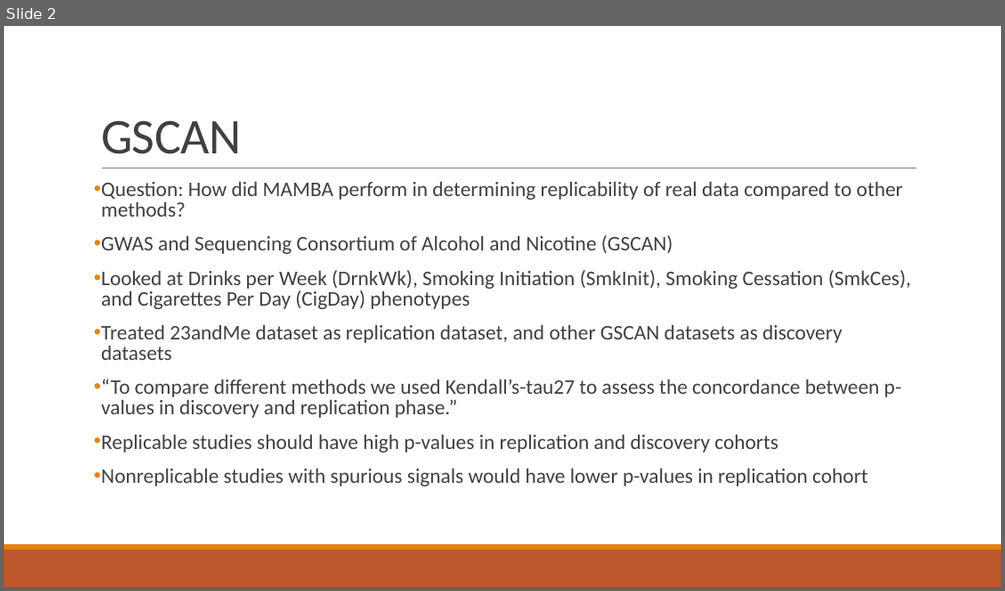
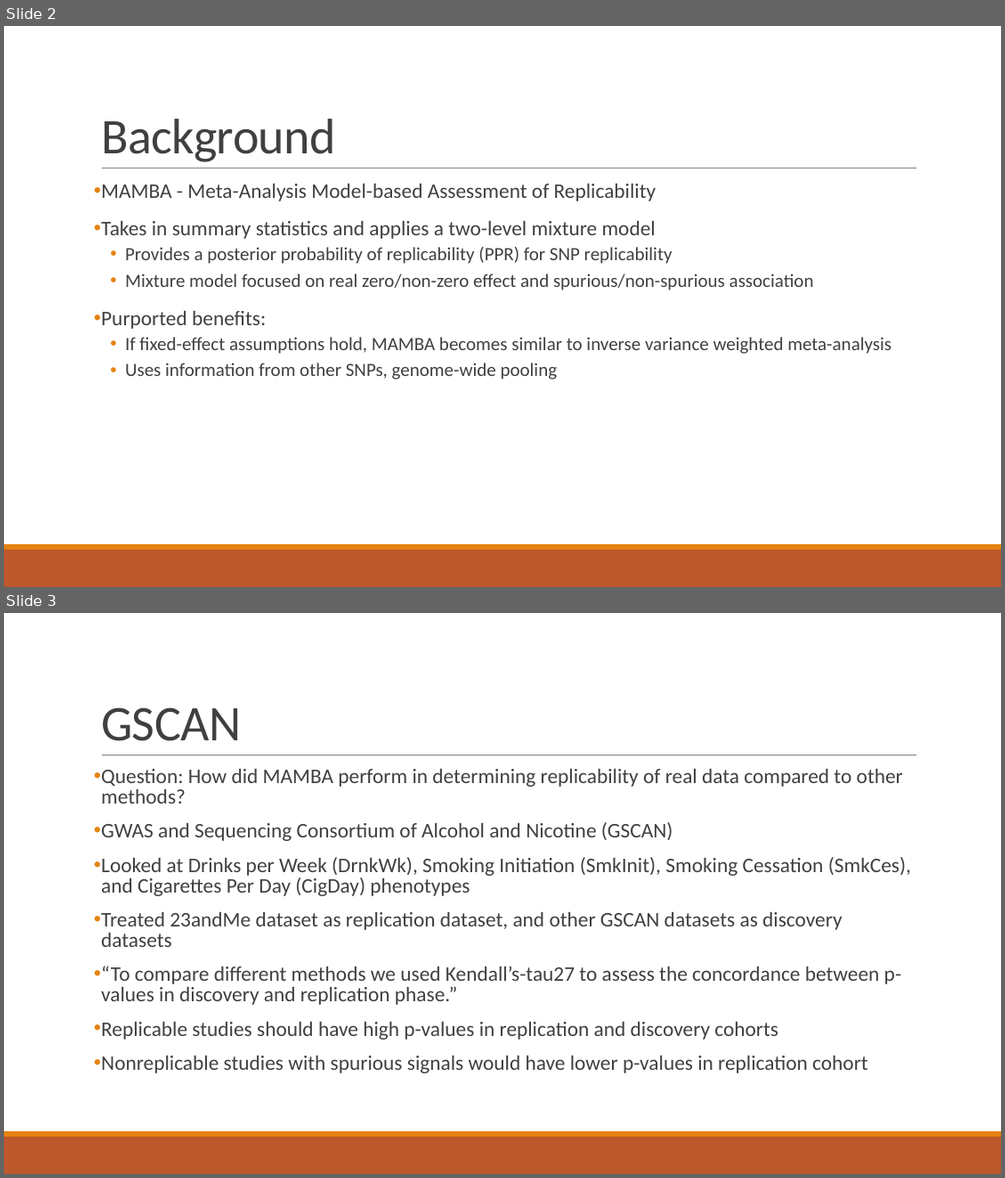
Before and after one commit to darrenlingit/replicable2021, a slide deck: MAMBA Study Application.pptx. Shown one above the other, each under a label of ours: slide 2 before the commit, slides 2 and 3 after it. The pictures are 1005x591 and 1005x1178 pixels, drawn with LibreOffice and Linux fonts; fonts in the diff are those of the drawing. Boxes give left, top, right and bottom in pixels: in the first picture for what was removed or moved away, otherwise in the second. Text is boxed around its words. In the diff, an @@ line names an element or a change of style, - is before the commit and + after.

```diff
--- a/MAMBA Study Application.pptx
+++ b/MAMBA Study Application.pptx
@@ slide 2 added at [4,26,1001,587], background #FFFFFF; not listed: 3 template elements that a slide beside it also shows @@
@@ title added at [101,119,336,162], 48 pt, text #404040 @@
+Background
@@ text added at [101,184,891,379], 18 pt, text #404040 @@
+• MAMBA - Meta-Analysis Model-based Assessment of Replicability
+• Takes in summary statistics and applies a two-level mixture model
+  • Provides a posterior probability of replicability (PPR) for SNP replicability
+  • Mixture model focused on real zero/non-zero effect and spurious/non-spurious association
+• Purported benefits:
+  • If fixed-effect assumptions hold, MAMBA becomes similar to inverse variance weighted meta-analysis
+  • Uses information from other SNPs, genome-wide pooling
@@ what was slide 2 is now slide 3 @@
```
Also in this commit, not shown: 1 slide changed.
